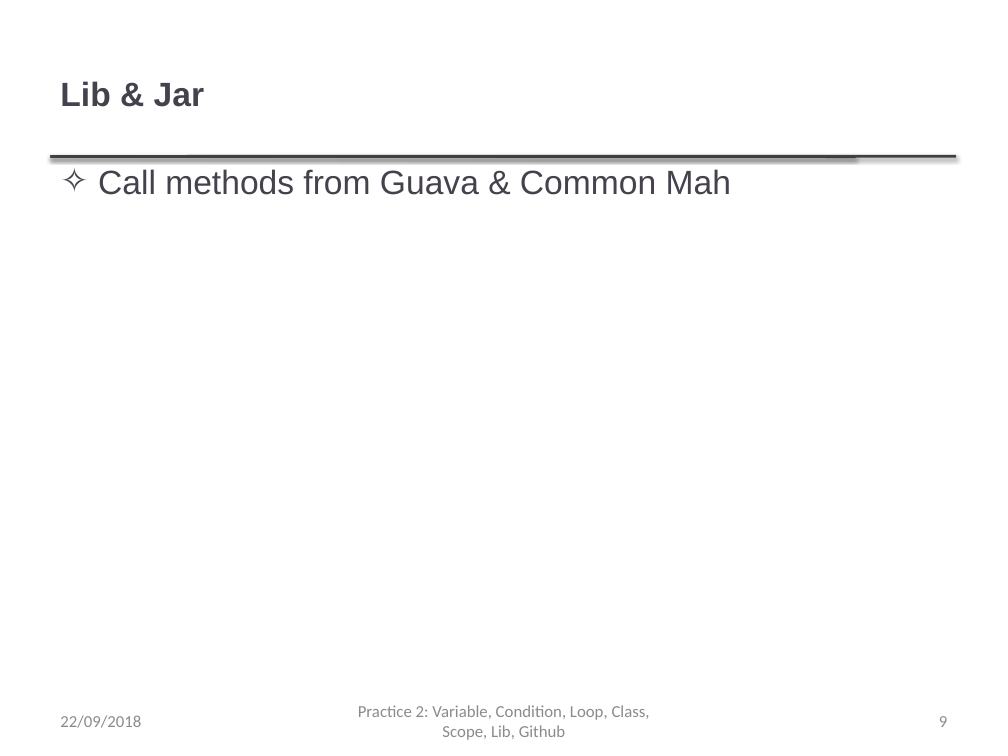
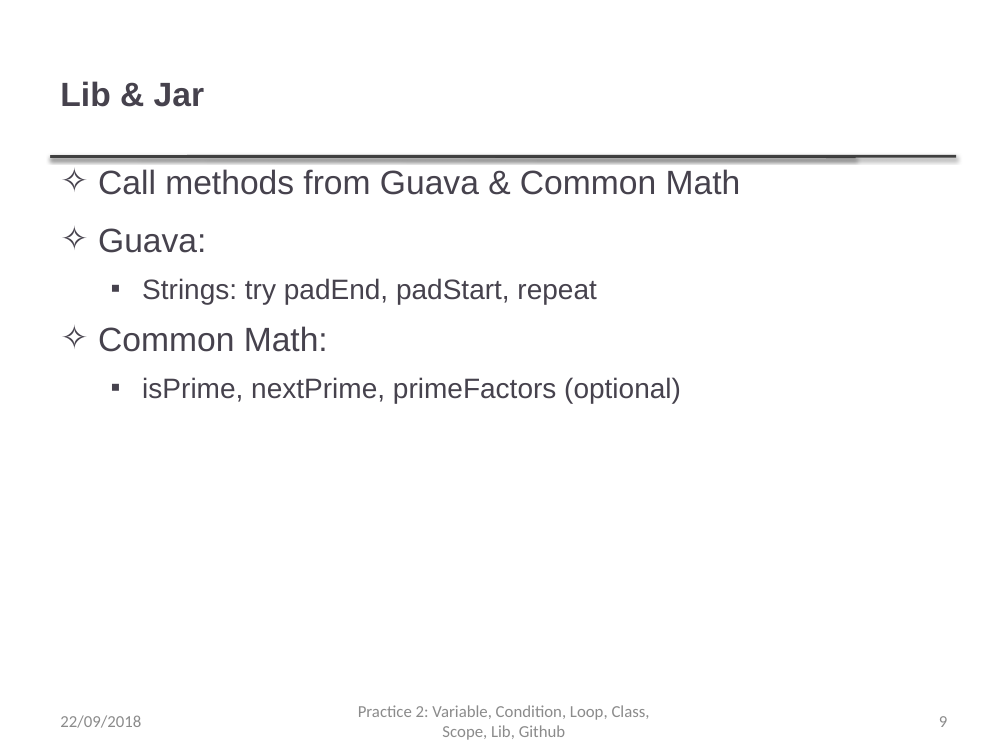
Before and after one commit to thanqminh/thanqminh.github.io, a slide deck: slide 9 of courses/oopjava/practice2.pptx. Drawn at 1008x756 pixels with LibreOffice and Linux fonts; fonts in the diff are those of the drawing. Boxes give left, top, right and bottom in pixels: in the first picture for what was removed or moved away, otherwise in the second. Text is boxed around its words. In the diff, an @@ line names an element or a change of style, - is before the commit and + after.

```diff
--- a/courses/oopjava/practice2.pptx
+++ b/courses/oopjava/practice2.pptx
@@ text at box(98, 169, 741, 403): text changed; size 24 to 20 pt @@
-✧ Call methods from Guava & Common Mah
+✧ Call methods from Guava & Common Math
+✧ Guava:
+  ▪ Strings: try padEnd, padStart, repeat
+✧ Common Math:
+  ▪ isPrime, nextPrime, primeFactors (optional)
```
Also in this commit, not shown: 1 other slide changed.
